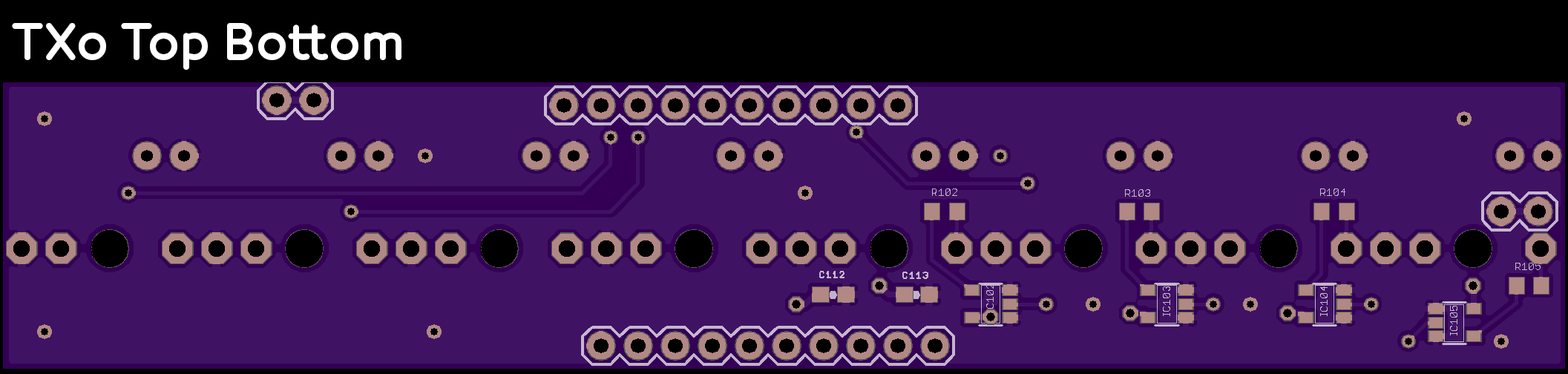
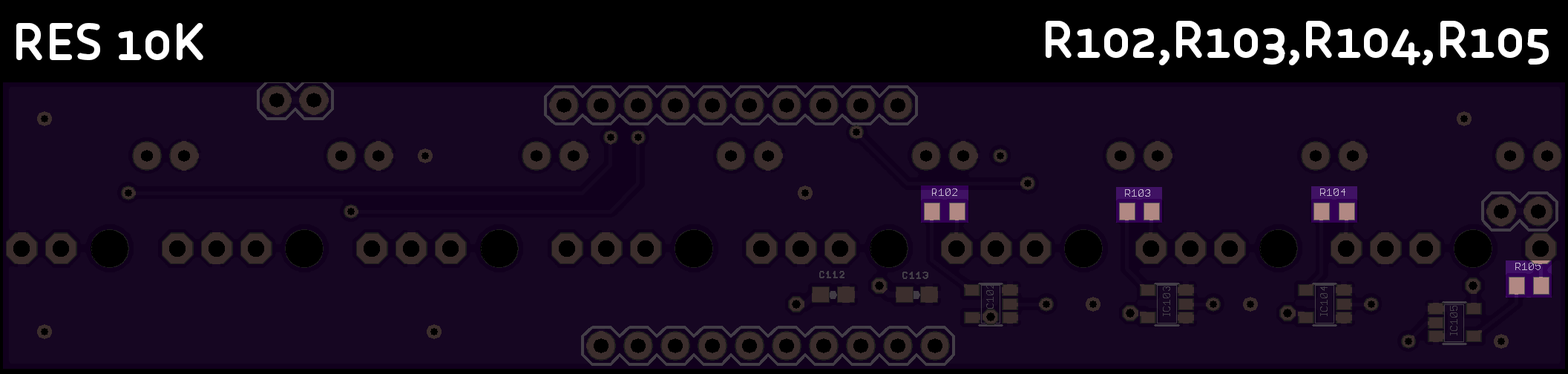
Layers edited between the first and the second 1568x374 image:
hid group "0" (1 layers) over [11, 23, 402, 70]
showed group "2" (3 layers) over [2, 20, 1566, 369]
renamed "CAP 10K" to "RES 10K", painted on it over [14, 23, 208, 61]
